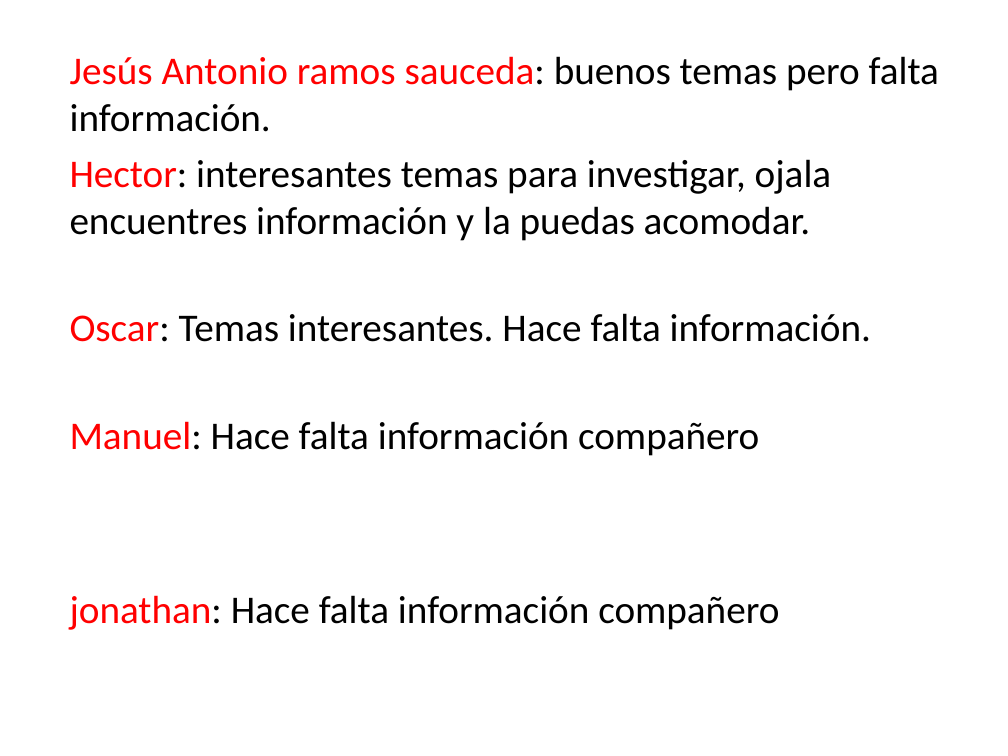
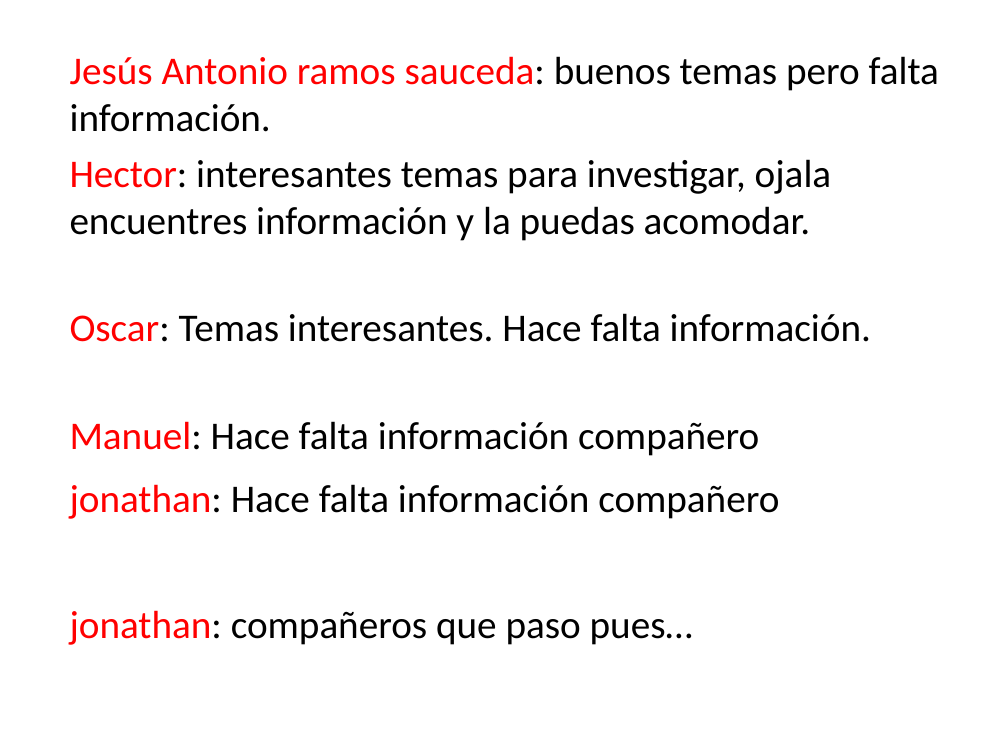
Before and after one commit to lc850/auditoria, a slide deck: slide 4 of 7 - Etapa de la justificación.pptx. Drawn at 1008x756 pixels with LibreOffice and Linux fonts; fonts in the diff are those of the drawing. Boxes give left, top, right and bottom in pixels: in the first picture for what was removed or moved away, otherwise in the second. Text is boxed around its words. In the diff, an @@ line names an element or a change of style, - is before the commit and + after.

```diff
--- a/7 - Etapa de la justificación.pptx
+++ b/7 - Etapa de la justificación.pptx
@@ text "jonathan: Hace falta información compañero": place and size @@
-text "jonathan: Hace falta información compañero" at bbox=[70, 595, 779, 630]
+text "jonathan: Hace falta información compañero" at bbox=[70, 484, 779, 519]
@@ text added at bbox=[70, 610, 693, 645], 28 pt, text #000000 @@
+jonathan: compañeros que paso pues…
```
